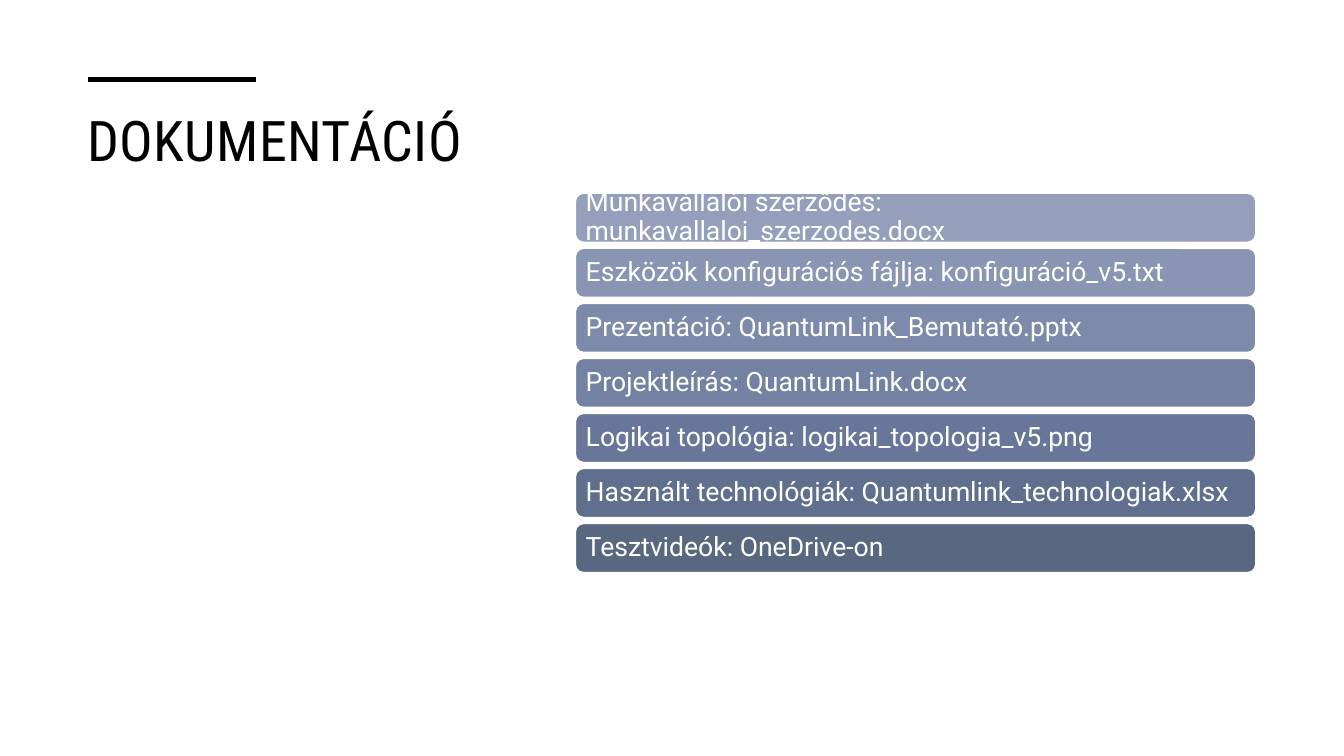
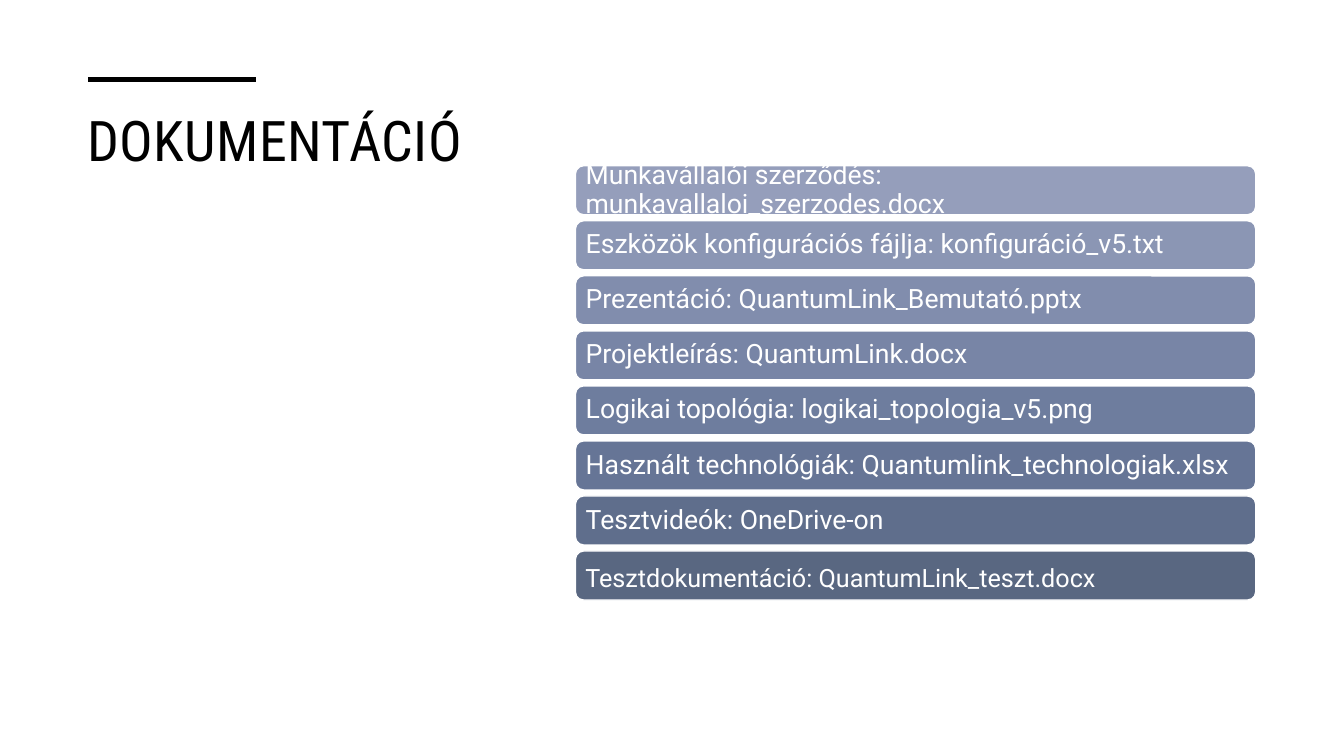
Before and after one commit to Gabor08/QuantumLink, a slide deck: slide 4 of QuantumLink_Bemutató.pptx. Drawn at 1344x756 pixels with LibreOffice and Linux fonts; fonts in the diff are those of the drawing. Boxes give left, top, right and bottom in pixels: in the first picture for what was removed or moved away, otherwise in the second. Text is boxed around its words. In the diff, an @@ line names an element or a change of style, - is before the commit and + after.

Commit message:
Prezentáció frissítése

```diff
--- a/QuantumLink_Bemutató.pptx
+++ b/QuantumLink_Bemutató.pptx
@@ 3 rounded rectangles, 2 texts: place and size @@
-3 rounded rectangles, 2 texts at [576, 248, 1256, 507]
+3 rounded rectangles, 2 texts at [576, 221, 1256, 480]
@@ rounded rectangle at [576, 221, 1256, 270]: fill #8A94B3 to #8B96B4 @@
@@ rounded rectangle at [576, 276, 1256, 326]: fill #7E8AAA to #818DAD @@
@@ 5 texts, 2 rounded rectangles: place and size @@
-5 texts, 2 rounded rectangles at [576, 187, 1256, 557]
+5 texts, 2 rounded rectangles at [576, 160, 1256, 529]
@@ rounded rectangle at [576, 331, 1256, 380]: fill #7381A2 to #7885A6 @@
@@ rounded rectangle at [576, 386, 1256, 436]: fill #687799 to #6E7D9E @@
@@ rounded rectangle added at [576, 441, 1256, 490], fill #667596, outline #FFFFFF 1 pt @@
@@ rounded rectangle: place and size @@
-rounded rectangle at [576, 469, 1256, 518]
+rounded rectangle at [576, 496, 1256, 545]
@@ rounded rectangle at [576, 496, 1256, 545]: fill #606F8D to #5F6E8C @@
@@ rounded rectangle: place and size @@
-rounded rectangle at [576, 523, 1256, 573]
+rounded rectangle at [576, 552, 1256, 601]
@@ text added at [585, 568, 1096, 590], 18 pt, text #FFFFFF @@
+Tesztdokumentáció: QuantumLink_teszt.docx
```
Also in this commit, not shown: 3 other slides changed.
